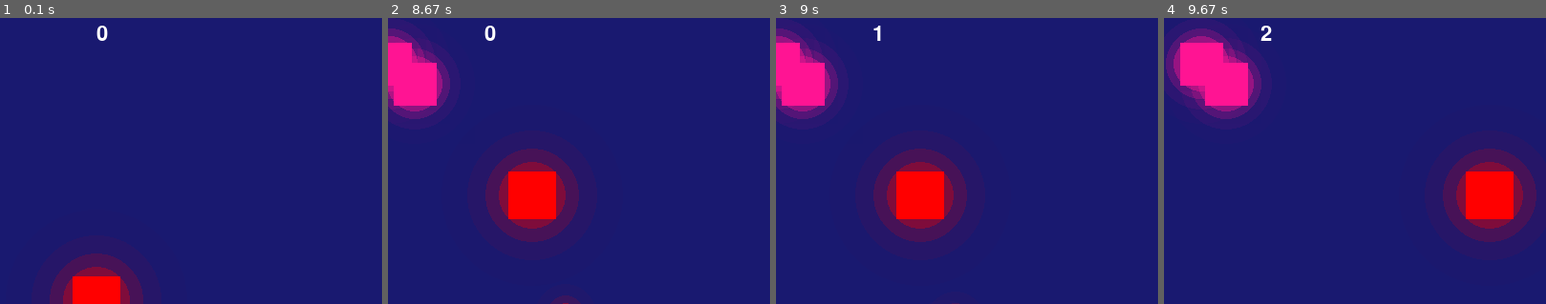
Above: before the commit, frames 1-4 (left to right).
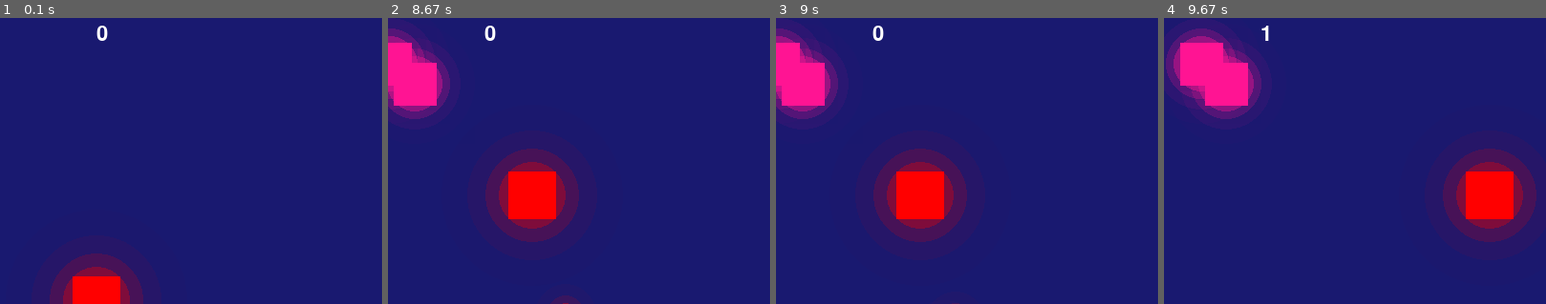
Above: after the commit, the same moments.

Repository: ricardobr3no/space-shooter-pygame
Game: pygame game, started from setup.py
The game is run twice, just before and just after one commit, with the same random seed, the same clock (stepped at 60 frames per second) and the same inputs.
Inputs (mouse positions are % of the whole screen's width and height, from its top left):
- Up to frame 1 (0.1 s): no input
- Up to frame 2 (8.67 s): press the mouse at (46, 54) at 0.37 s; move the mouse to (64, 51) at 0.47 s; release the mouse at (82, 47) at 0.6 s; hold Right 0.67-1.13 s; move the mouse to (60, 72) at 0.7 s; hold Up 1.17-1.47 s; hold Right 1.5-1.97 s; hold Left 2-2.53 s; hold Down 2.57-2.87 s; hold Left 2.9-3.3 s; hold Up 3.33-3.7 s; hold Right 3.73-4.37 s; hold Down 4.4-4.77 s; hold Left 4.8-5.27 s; hold Right 5.3-5.77 s; hold Up 5.8-6.1 s; hold Right 6.13-6.6 s; hold Left 6.63-7.17 s; hold Down 7.2-7.5 s; hold Left 7.53-7.93 s; hold Up 7.97-8.33 s; click (62, 59) at 8.42 s
- Up to frame 3 (9 s): press the mouse at (62, 59) at 8.73 s; move the mouse to (38, 46) at 8.83 s; release the mouse at (16, 33) at 8.97 s
- Up to frame 4 (9.67 s): hold Right from 9.03 s (still down)
The pictures show only the part of the screen within x 37-87%, y 1-51%; the shares and areas given below are measured in that part.

Frames 1-2 are identical in both runs. In frame 3, 0.1% of the frame differs, in the area x 25-29%, y 2-8%; in frame 4, 0.1%.

Commit message:
add particles

Diff:
--- a/setup.py
+++ b/setup.py
@@ -13,6 +13,7 @@
 main = Main(menu)
 
 if __name__ == "__main__":
-    game = Game(menu)
-    game.run(main)
+    game = Game()
+    # game.run(main)
+    main.mainloop()
     ...
--- a/src/game.py
+++ b/src/game.py
@@ -5,6 +5,7 @@
 
     def __init__(self, main_screen=None) -> None:
         pygame.init()
+        pygame.font.init()
         self.main_screen = main_screen
 
     def run(self, screen=None):
@@ -13,4 +14,5 @@
         """
         if screen is None:
             self.main_screen.mainloop()
+            return
         screen.mainloop()
--- a/src/screens/main.py
+++ b/src/screens/main.py
@@ -116,19 +116,17 @@
             )
 
             if acertou:
-                """
-                A função pygame.sprite.groupcollide() retorna um dicionário que mapeia os sprites do primeiro grupo com os sprites do segundo grupo que colidiram com eles.
-                """
-                for sprite_colliding in acertou.values():
-                    for enemy in sprite_colliding:
+                """A função pygame.sprite.groupcollide() retorna um dicionário que mapeia os sprites do primeiro grupo com os sprites do segundo grupo que colidiram com eles."""
+                for sprites_collision in acertou.values():
+                    for enemy in sprites_collision:
+                        enemy.hp -= self.player.damage
 
-                        enemy.hp -= self.player.damage
                         if enemy.hp <= 0:
-                            self.enemy_group.remove(enemy)
-
-                    pass
-                self.score += 1
-                self.score_label = self.font.render(f"{self.score}", True, "white")
+                            enemy.death()
+                            self.score += 1
+                            self.score_label = self.font.render(
+                                f"{self.score}", True, "white"
+                            )
 
             if game_over:
                 self.player.hp -= 1
--- a/src/sprites/enemys.py
+++ b/src/sprites/enemys.py
@@ -4,6 +4,9 @@
 # config
 from src.config.settings import TELA
 from src.config.world import radial_glow, rect_glow
+
+# vfx
+# from src.vfx.particle import Particle
 
 
 class Enemy_1(pygame.sprite.Sprite):
@@ -46,6 +49,9 @@
                 glow_scale=1.3,
             )
 
+    def death(self):
+        self.kill()
+
     def __repr__(self) -> str:
         return "Enemy Type 1"
 
--- /dev/null
+++ b/src/vfx/particle.py
@@ -0,0 +1,78 @@
+import pygame
+import random, math
+
+
+class Particle:
+    def __init__(self, x, y):
+        self.x = x
+        self.y = y
+        self.size = random.randint(2, 5)
+        self.color = (
+            random.randint(0, 255),
+            random.randint(0, 255),
+            random.randint(0, 255),
+        )
+        self.speed = random.uniform(0.1, 0.5)
+        self.angle = self.get_angle()
+        self.lifetime = random.randint(50, 100)
+        self.alpha = 255
+
+        self.image = pygame.Surface((self.size, self.size), pygame.SRCALPHA)
+        self.image.fill(self.color)
+
+    def get_angle(self):
+        mx, my = pygame.mouse.get_pos()
+        return math.atan2(my - 150, mx - 300)
+
+    def update(self):
+        self.x += math.cos(self.angle) * self.speed
+        self.y += math.sin(self.angle) * self.speed
+        self.lifetime -= 1
+        self.alpha -= 2  # Diminui a opacidade gradualmente
+
+    def draw(self, screen):
+        self.image.set_alpha(self.alpha)
+        screen.blit(self.image, (int(self.x), int(self.y)))
+
+    def is_alive(self):
+        return self.lifetime > 0
+
+
+# Inicialização do Pygame
+pygame.init()
+screen = pygame.display.set_mode((800, 600))
+clock = pygame.time.Clock()
+
+# Lista de partículas
+particles = []
+
+# Loop principal
+running = True
+while running:
+    for event in pygame.event.get():
+        if event.type == pygame.QUIT:
+            running = False
+
+    # Cria novas partículas (por exemplo, ao clicar)
+    if pygame.mouse.get_pressed()[0]:
+        for _ in range(10):
+            particles.append(Particle(300, 150))
+    # particles.append(Particle(*pygame.mouse.get_pos()))
+
+    # Atualiza e desenha as partículas
+    for particle in particles:
+        particle.update()
+        particle.draw(screen)
+
+    # Remove partículas mortas
+    particles = [particle for particle in particles if particle.is_alive()]
+
+    # Atualiza a tela
+    pygame.display.flip()
+    # Limpa a tela
+    screen.fill((0, 0, 0))
+
+    # Limita a taxa de quadros
+    clock.tick(60)
+
+pygame.quit()
Empty file added: src/vfx/__init__.py
